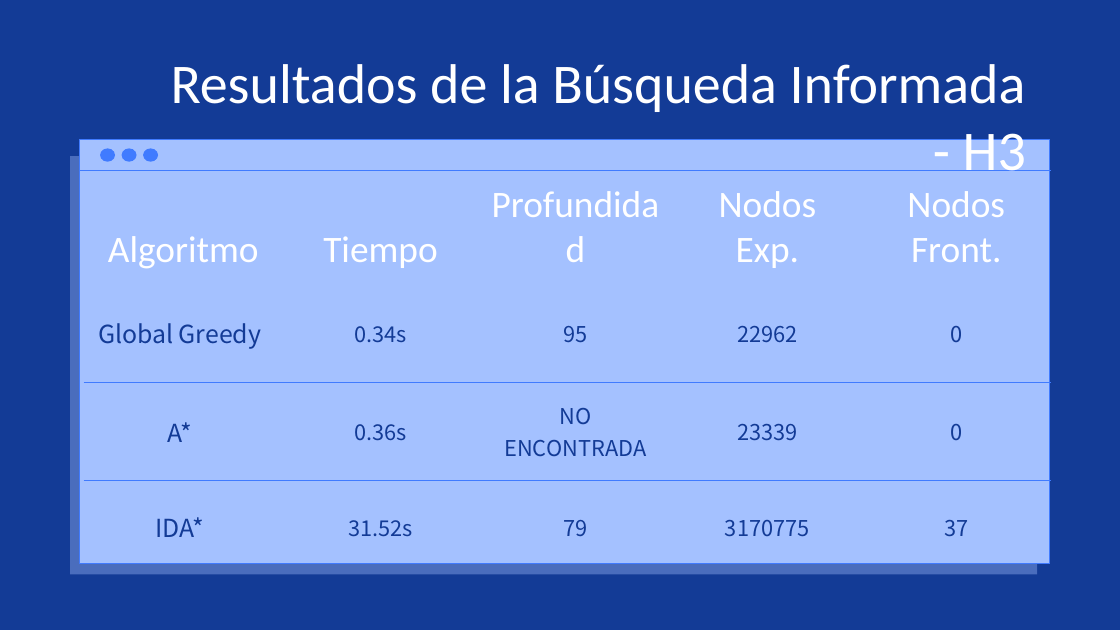
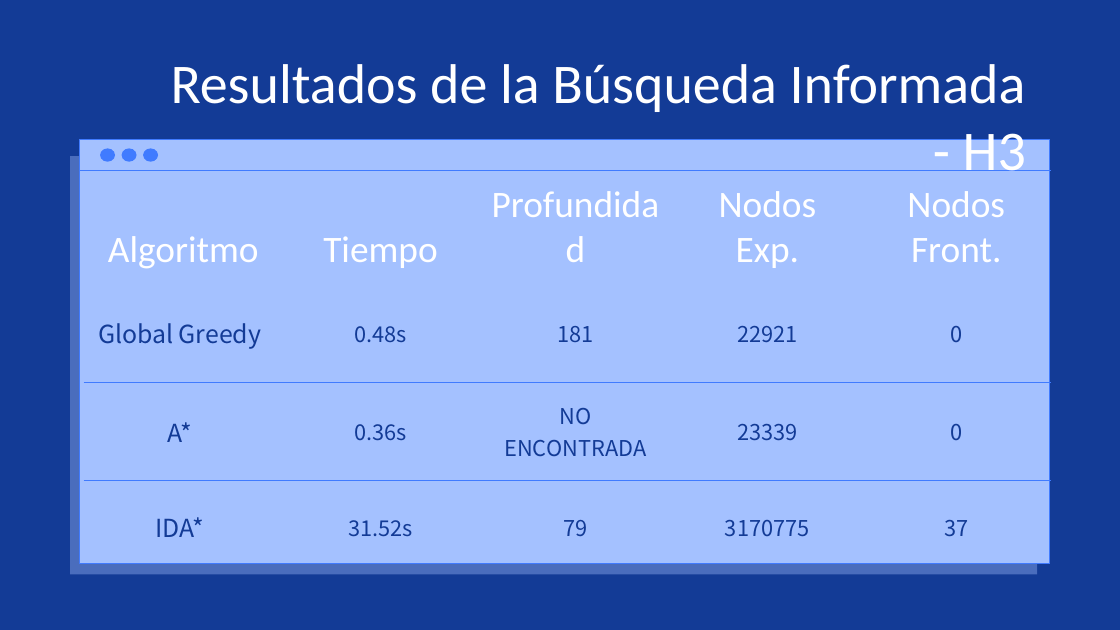
Before and after one commit to tpuig99/SIA, a slide deck: slide 11 of TP1/TP1.pptx. Drawn at 1120x630 pixels with LibreOffice and Linux fonts; fonts in the diff are those of the drawing. Boxes give left, top, right and bottom in pixels: in the first picture for what was removed or moved away, otherwise in the second. Text is boxed around its words. In the diff, an @@ line names an element or a change of style, - is before the commit and + after.

```diff
--- a/TP1/TP1.pptx
+++ b/TP1/TP1.pptx
@@ table at (84, 170, 1052, 541) @@
-row 2: Global Greedy | 0.34s | 95 | 22962 | 0
+row 2: Global Greedy | 0.48s | 181 | 22921 | 0
```
Also in this commit, not shown: 7 other slides changed, 1 other file.
